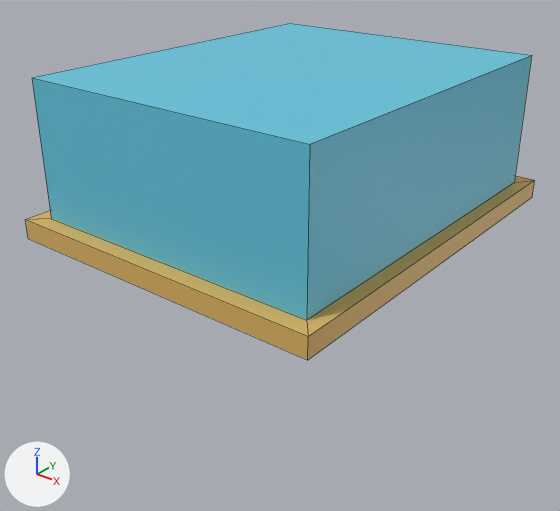
One commit to the FBX model Assets/Models/LargeTH_Bottom.fbx: the scene before it, then after it.
Both versions are drawn from a camera (50 mm lens) standing at (5.85, -7.64, 4.08) and looking at (0.03, -0.38, -0.43). Lighting does not change. The marker at lower left points along +X, +Y and +Z. Mesh edges are drawn as thin lines. Where no turn or scale is listed for an object, it has been applied to the vertices.

The scene before the commit, as lines of its bpy script (objects in view):
```python
me_cube = bpy.data.meshes.new('Cube')
me_cube.from_pydata(...)  # 16 vertices, 13 faces; spans x -2.2..2.2, y -2.66..2.66, z 0.0..2.01
# faces by material slot: [5, 8]
me_cube.materials.append(mat_shirt)  # cyan #62c6e0
me_cube.materials.append(mat_hair)  # orange #e0b562
# before: 8 (-2.2, 2.66, 0.0), 9 (-2.2, -2.66, 0.0) at pixel (28, 238), 11 (2.2, 2.66, 0.0) at pixel (532, 197), 13 (2.2, -2.66, 0.0) at pixel (307, 360)
ob_largeth_bottom = bpy.data.objects.new('LargeTH_Bottom', me_cube)
ob_largeth_bottom.location = (0.0, 0.0, 0.0)
```
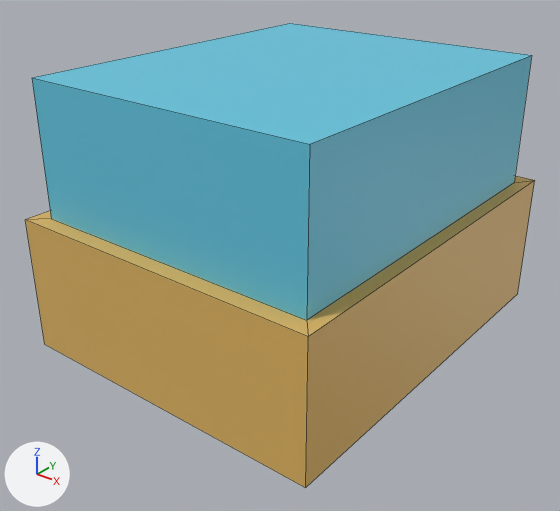
Changed parts and their boxes (x1, y1, x2, y2) in the pictures (560 x 511 px; the box of a moved part takes in the faces that stretch with it):
```json
{"object": "LargeTH_Bottom", "change": "reshaped", "before": [25, 23, 535, 360], "after": [25, 23, 535, 488], "on screen": "38% taller"}
{"part": 1, "of": "me_cube", "change": "moved or reshaped", "before": [25, 180, 535, 360], "after": [25, 180, 535, 488]}
```

The change, as JSON lines over the scene's bpy script:
```json
{"block": "me_cube", "where": "me_cube.from_pydata(...)  # 16 vertices, 13 faces; spans x -2.2..2.2, y -2.66..2.66, z 0.0..2.01"}
{"block": "me_cube", "where": "# used by ob_largeth_bottom; location = (0.0, 0.0, 0.0)"}
{"block": "me_cube", "change": "me_cube part 1"}
{"op": "add", "block": "me_cube", "code": "for i in [8, 9, 11, 13]: me_cube.vertices[i].co += Vector((0.0, 0.0, -1.56))"}
```
